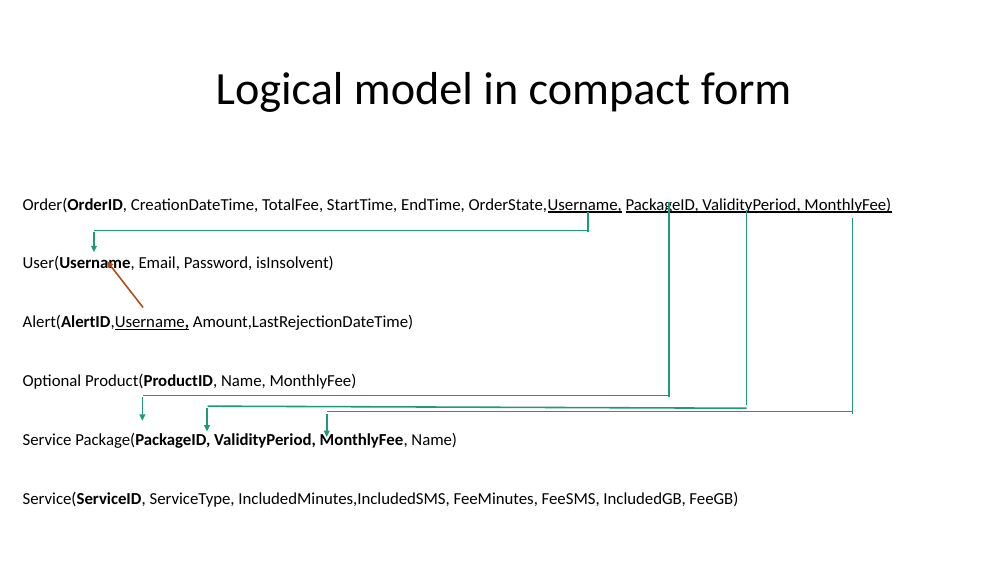
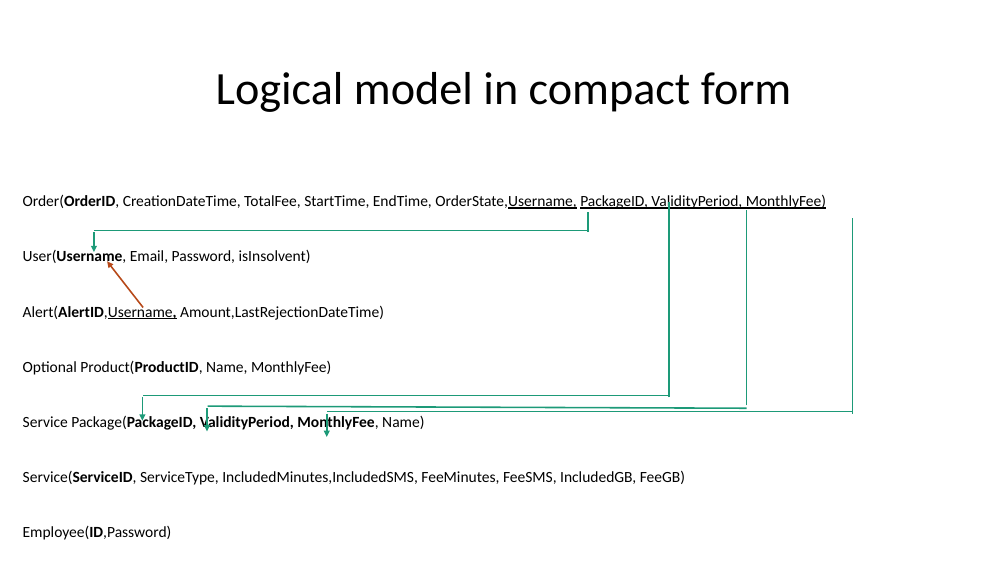
Before and after one commit to priscia99/databases-2-project, a slide deck: slide 1 of Deliverables/Relational Model.pptx. Drawn at 1008x567 pixels with LibreOffice and Linux fonts; fonts in the diff are those of the drawing. Boxes give left, top, right and bottom in pixels: in the first picture for what was removed or moved away, otherwise in the second. Text is boxed around its words. In the diff, an @@ line names an element or a change of style, - is before the commit and + after.

Commit message:
added time selection to buyservice.html and addet employee table do db

```diff
--- a/Deliverables/Relational Model.pptx
+++ b/Deliverables/Relational Model.pptx
@@ subtitle at box(23, 195, 826, 485): size 16 to 14.8 pt @@
@@ subtitle at box(23, 526, 172, 540): paragraph added @@
+Employee(ID,Password)
```
Also in this commit, not shown: 5 other files.
